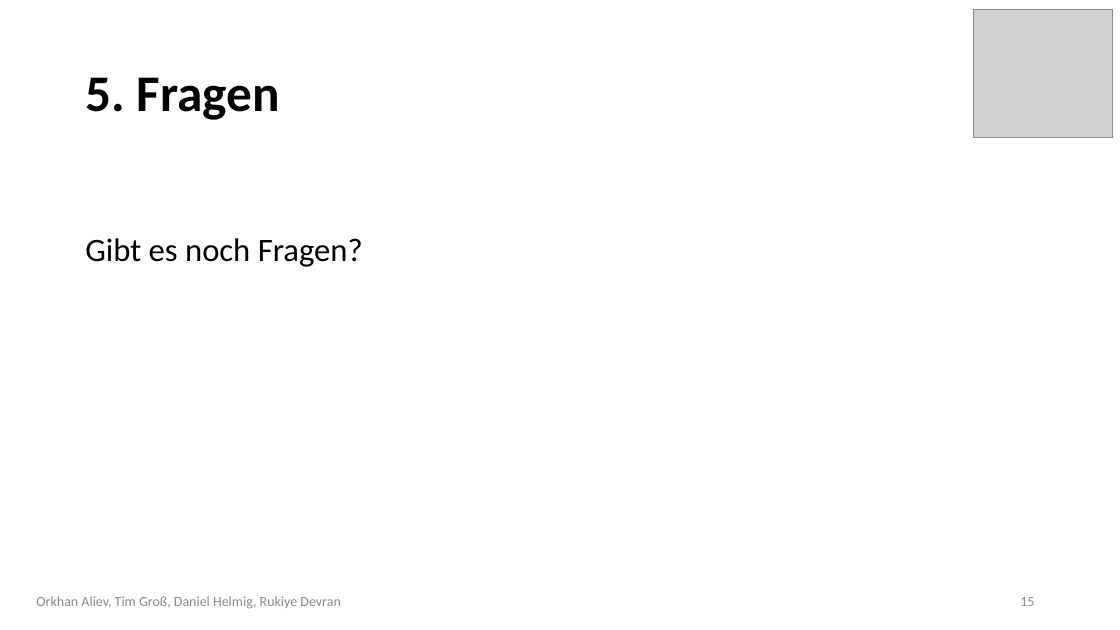
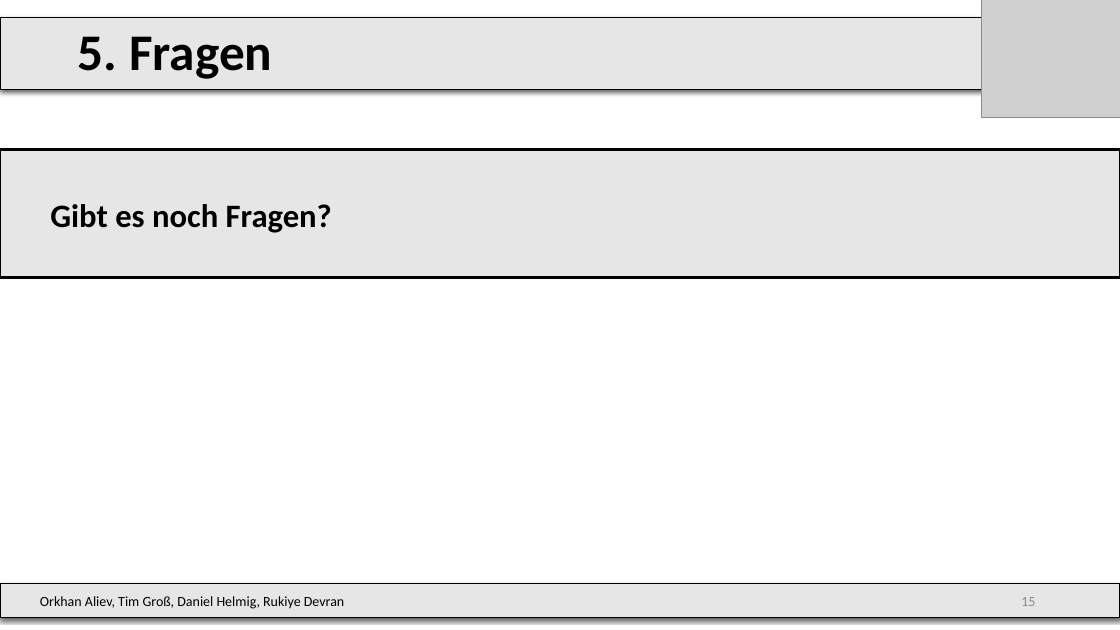
Before and after one commit to DrMopiti/pse, a slide deck: slide 15 of Abschlusspräsentation/Abschlusspräsentation.pptx. Drawn at 1120x630 pixels with LibreOffice and Linux fonts; fonts in the diff are those of the drawing; grey boxes stand for pictures; background and template pictures are left out. Boxes give left, top, right and bottom in pixels: in the first picture for what was removed or moved away, otherwise in the second. Text is boxed around its words. In the diff, an @@ line names an element or a change of style, - is before the commit and + after.

```diff
--- a/Abschlusspräsentation/Abschlusspräsentation.pptx
+++ b/Abschlusspräsentation/Abschlusspräsentation.pptx
@@ rectangle "5. Fragen": place and size @@
-rectangle "5. Fragen" at (85,77,280,120)
+rectangle "5. Fragen" at (0,18,1004,89)
@@ rectangle "5. Fragen" at (0,18,1004,89): fill none to #E7E6E6; outline none to #000000 0.75 pt; shadow on @@
@@ picture: place and size @@
-picture at (974,10,1112,137)
+picture at (982,0,1120,117)
@@ rectangle "Gibt es noch Fragen?": place and size @@
-rectangle "Gibt es noch Fragen?" at (85,238,363,267)
+rectangle "Gibt es noch Fragen?" at (0,150,1120,278)
@@ rectangle "Gibt es noch Fragen?" at (0,150,1120,278): bold on; list level 1 to 2 in "Gibt es noch Fragen?"; fill none to #E7E6E6; outline none to #000000 2.25 pt @@
@@ rectangle "Orkhan Aliev, Tim Groß, Daniel ...": place and size @@
-rectangle "Orkhan Aliev, Tim Groß, Daniel ..." at (36,596,340,609)
+rectangle "Orkhan Aliev, Tim Groß, Daniel ..." at (0,584,1120,618)
@@ rectangle "Orkhan Aliev, Tim Groß, Daniel ..." at (0,584,1120,618): text colour #8C8C8C to #000000; alignment centre to left; fill none to #E7E6E6; outline none to #000000 0.75 pt; shadow on @@
@@ text added at (792,584,1044,618), 12 pt, text #8C8C8C @@
+15
```
Also in this commit, not shown: 14 other slides changed.
